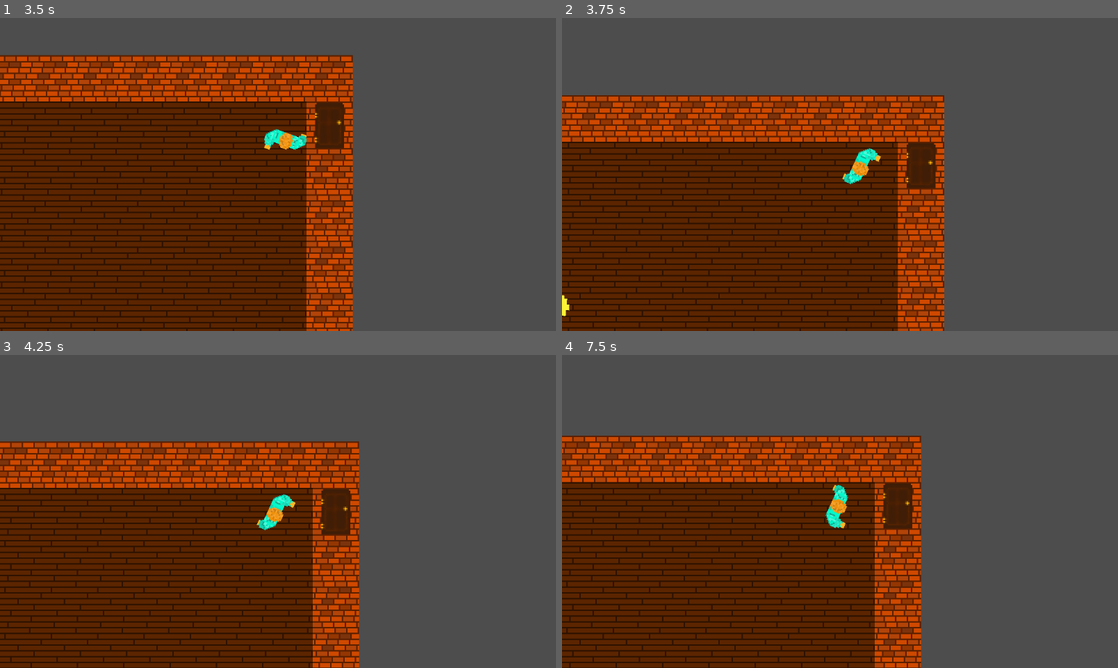
Above: before the commit, frames 1-4 (two rows, left to right).
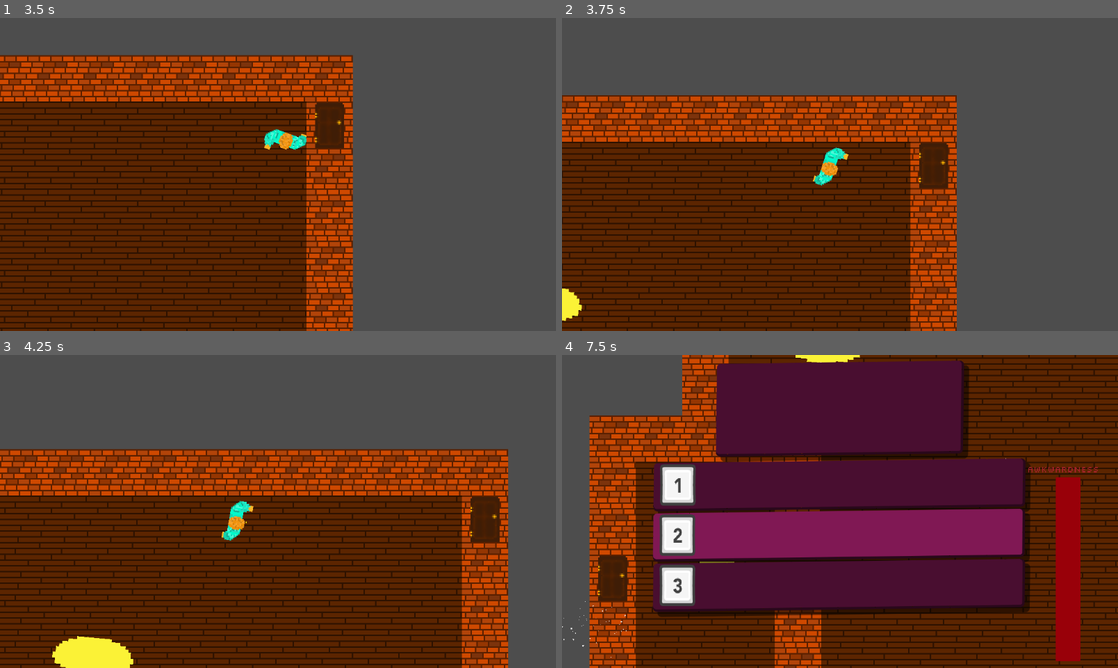
Above: after the commit, the same moments.

Repository: Jibby-Games/PizzaJam11
Game: Godot game, scene res://levels/PartyGame/house1.tscn
The game is run twice, just before and just after one commit, with the same random seed, the same clock (stepped at 60 frames per second) and the same inputs. This scene is started directly instead of the project's main scene.
Inputs (mouse positions are in pixels of both pictures, inside the frame that each line leads up to):
- Up to frame 1 (3.5 s): tap Enter (ui_accept) at 0.5, 0.77, 1.52, 3.02 s; move the mouse to (400, 158) at 0.52 s; press the mouse at (400, 158) at 0.53 s; hold D (right) 0.53-1.28 s; move the mouse to (166, 190) at 1.27 s; release the mouse at (166, 190) at 1.28 s; hold S (down) 1.28-2.03 s; click (166, 190) at 1.35 s; move the mouse to (333, 105) at 2.02 s; press the mouse at (333, 105) at 2.03 s; hold D (right) 2.03-2.78 s; move the mouse to (250, 237) at 2.77 s; release the mouse at (250, 237) at 2.78 s; hold W (up) from 2.78 s (still down); click (250, 237) at 2.85 s
- Up to frame 2 (3.75 s): move the mouse to (1006, 221) at 3.52 s; release W (up) at 3.53 s; press the mouse at (1006, 221) at 3.53 s; hold A (left) from 3.53 s (still down)
- Up to frame 3 (4.25 s): keep holding A (left); tap Enter (ui_accept) at 3.77 s
- Up to frame 4 (7.5 s): move the mouse to (673, 464) at 4.27 s; release the mouse at (673, 464) at 4.28 s; click (673, 464) at 4.35 s; tap Enter (ui_accept) at 4.52, 6.02, 6.77 s; move the mouse to (867, 511) at 5.02 s; release A (left) at 5.03 s; press the mouse at (867, 511) at 5.03 s; hold S (down) 5.03-5.78 s; move the mouse to (756, 433) at 5.77 s; release the mouse at (756, 433) at 5.78 s; hold D (right) 5.78-6.53 s; click (756, 433) at 5.85 s; move the mouse to (962, 495) at 6.52 s; press the mouse at (962, 495) at 6.53 s; hold W (up) 6.53-7.28 s; move the mouse to (728, 527) at 7.27 s; release the mouse at (728, 527) at 7.28 s; hold D (right) from 7.28 s (still down); click (728, 527) at 7.35 s

Frame 1 is identical in both runs. In frame 2, 14% of the frame differs, in the area x 0-71%, y 24-100%; in frame 3, 47%; in frame 4, 89%, in the area x 0-100%, y 0-100%.
Error in both runs: Assertion failed: You must give the level a name on the Level node! (res://levels/level.gd:13)

Commit message:
make players not die from awkwardness:

Diff:
--- a/levels/PartyGame/house1.tscn
+++ b/levels/PartyGame/house1.tscn
@@ -3,9 +3,9 @@
 [ext_resource type="Script" path="res://levels/PartyGame/house1.gd" id="1_n11yo"]
 [ext_resource type="PackedScene" uid="uid://b8xwphmndk8fr" path="res://levels/base_level.tscn" id="1_ts1bo"]
 [ext_resource type="PackedScene" uid="uid://164aiq1258ql" path="res://objects/awkward_trigger.tscn" id="2_luga6"]
-[ext_resource type="Resource" uid="uid://tt06b2l5tvh3" path="res://levels/PartyGame/dog_awkward_data.tres" id="3_ynrsy"]
 [ext_resource type="Script" path="res://awkward_scenarios/awkward_scenario_data.gd" id="4_ljcxp"]
 [ext_resource type="Resource" uid="uid://cwd6dj04cwly6" path="res://levels/PartyGame/leaving_awkward_scene.tres" id="4_qhbga"]
+[ext_resource type="Resource" uid="uid://i8otugdnmjmq" path="res://awkward_scenarios/dog_awkward_data.tres" id="5_hobxe"]
 [ext_resource type="PackedScene" uid="uid://dibhmbwefhtgx" path="res://objects/door_trigger.tscn" id="5_ua6fa"]
 
 [sub_resource type="Resource" id="Resource_rp1um"]
@@ -54,7 +54,7 @@
 
 [node name="Dog2AwkwardTrigger" parent="." index="3" instance=ExtResource("2_luga6")]
 position = Vector2(347, 120)
-awkward_scenario = ExtResource("3_ynrsy")
+awkward_scenario = ExtResource("5_hobxe")
 
 [node name="HostAwkwardTrigger" parent="." index="4" instance=ExtResource("2_luga6")]
 position = Vector2(56, -13)
--- a/player/player.gd
+++ b/player/player.gd
@@ -150,9 +150,9 @@
 	current_embarrassment += frame_embarrassment_increment
 	frame_embarrassment_increment = 0
 
-	if current_embarrassment > max_embarrassment:
-		print("The player had too much embarrassment and failed")
-		trigger_fail(last_embarrassment_reason)
+	#if current_embarrassment > max_embarrassment:
+		#print("The player had too much embarrassment and failed")
+		#trigger_fail(last_embarrassment_reason)
 
 
 func set_piss_distance(dist: float) -> void:
--- a/ui/person_portait.tscn
+++ b/ui/person_portait.tscn
@@ -110,7 +110,7 @@
 [node name="Head" type="AnimatedSprite2D" parent="."]
 position = Vector2(64, 64)
 sprite_frames = ExtResource("1_x54nv")
-animation = &"none"
+animation = &"girl1_smile"
 
 [node name="AnimationPlayer" type="AnimationPlayer" parent="."]
 root_node = NodePath("../Head")
--- a/ui/ui.tscn
+++ b/ui/ui.tscn
@@ -511,9 +511,9 @@
 anchor_top = 1.0
 anchor_right = 1.0
 anchor_bottom = 1.0
-offset_top = 668.0
+offset_top = 20.0
 offset_right = 11520.0
-offset_bottom = 848.0
+offset_bottom = 200.0
 grow_horizontal = 2
 grow_vertical = 0
 texture = SubResource("PlaceholderTexture2D_uuvvp")
